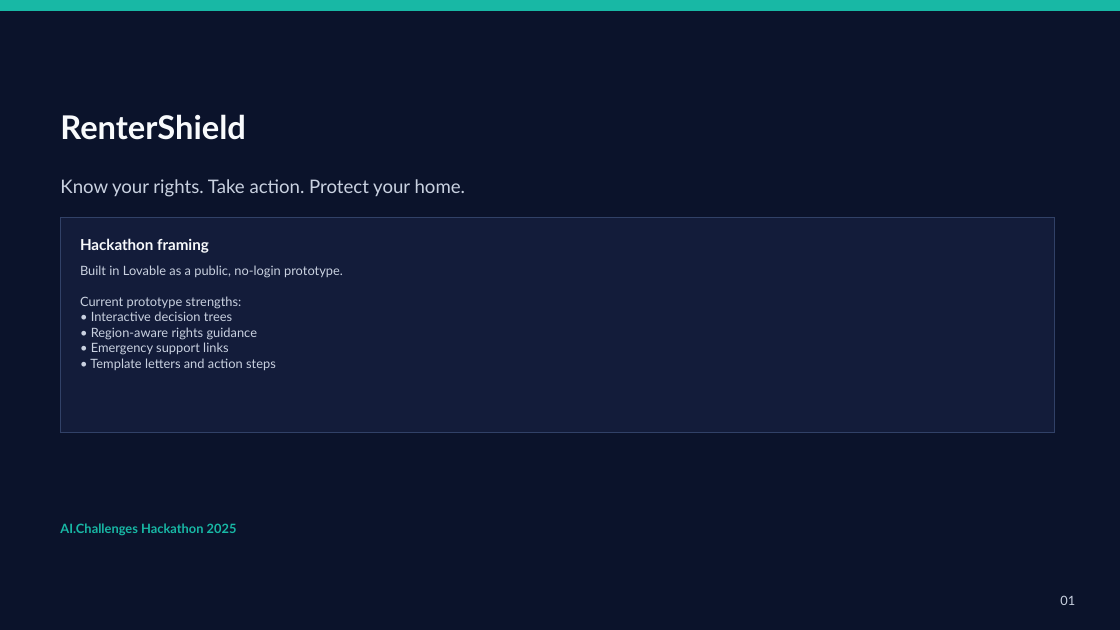
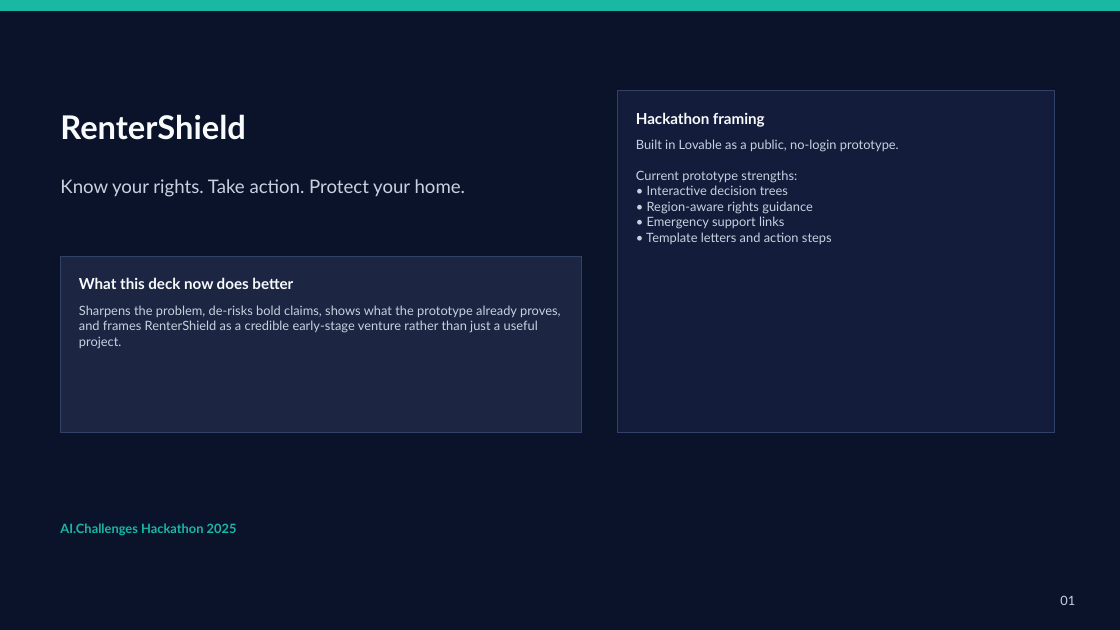
Before and after one commit to gorgectf/RenterShield, a slide deck: slide 1 of public/RenterShield_PitchDeck_Revised.pptx. Drawn at 1120x630 pixels with LibreOffice and Linux fonts; fonts in the diff are those of the drawing. Boxes give left, top, right and bottom in pixels: in the first picture for what was removed or moved away, otherwise in the second. Text is boxed around its words. In the diff, an @@ line names an element or a change of style, - is before the commit and + after.

```diff
--- a/public/RenterShield_PitchDeck_Revised.pptx
+++ b/public/RenterShield_PitchDeck_Revised.pptx
@@ rectangle: place and size @@
-rectangle at <box>60,218,1054,433</box>
+rectangle at <box>618,91,1054,433</box>
@@ text "Hackathon framing": place and size @@
-text "Hackathon framing" at <box>80,238,209,253</box>
+text "Hackathon framing" at <box>636,112,765,127</box>
@@ text "Built in Lovable as a ...": place and size @@
-text "Built in Lovable as a ..." at <box>80,265,343,370</box>
+text "Built in Lovable as a ..." at <box>636,139,899,244</box>
@@ rectangle added at <box>60,256,581,433</box>, fill #1C2541, outline #314167 0.75 pt @@
@@ text added at <box>79,277,293,289</box>, 13 pt, text #F8FAFC, bold @@
+What this deck now does better
@@ text added at <box>79,305,560,348</box>, 11 pt, text #C9D1E0 @@
+Sharpens the problem, de-risks bold claims, shows what the prototype already proves, and frames RenterShield as a credible early-stage venture rather than just a useful project.
```
Also in this commit, not shown: 6 other slides changed.
